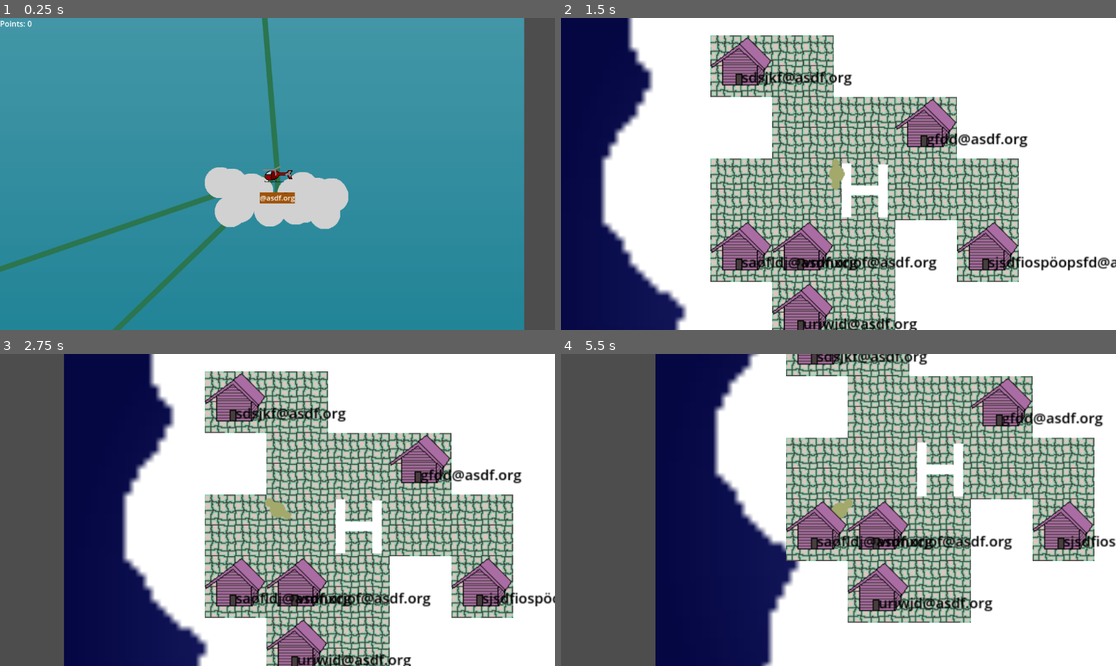
Above: before the commit, frames 1-4 (two rows, left to right).
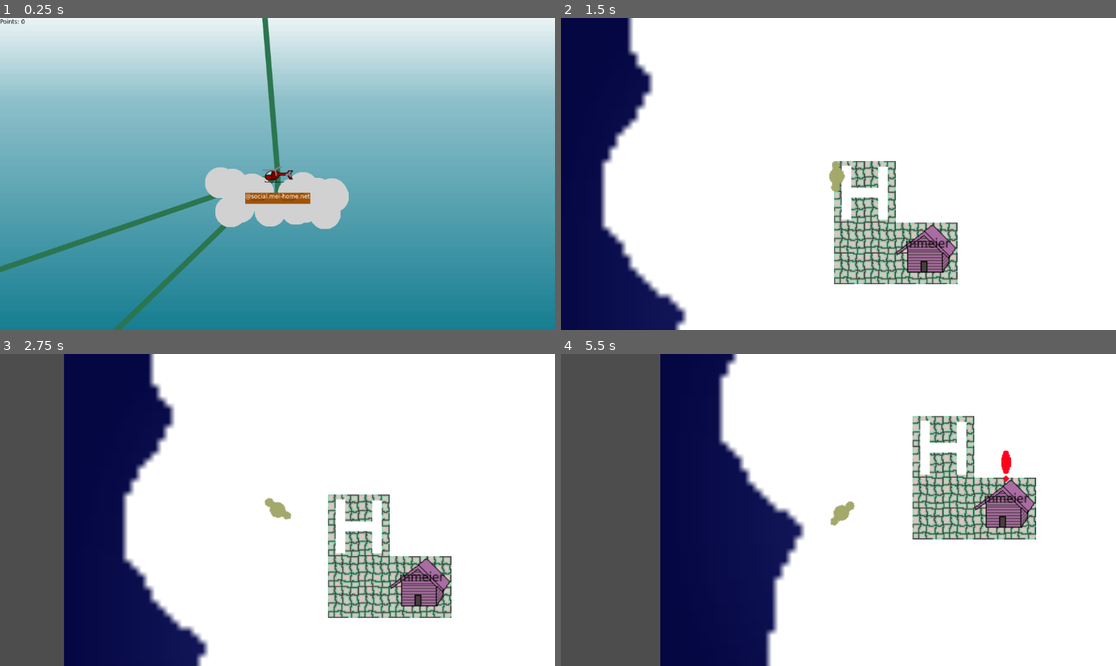
Above: after the commit, the same moments.

Repository: Doubi88/FediExpress
Game: Godot game, scene res://CloudWorld/cloud_world.tscn
Two runs of this game, one before a commit and one after it. Both use one fixed random seed, a clock stepped at 60 frames per second and the inputs below.
Inputs:
- Up to frame 1 (0.25 s): no input
- Up to frame 2 (1.5 s): tap Enter (enter_leave vehicle) at 0.5, 0.6, 1.35 s; hold D (walk right) 0.53-1.28 s; tap R (reset vehicle) at 1.25 s; hold S (throttle down) from 1.28 s (still down)
- Up to frame 3 (2.75 s): release S (throttle down) at 2.03 s; hold D (walk right) from 2.03 s (still down); tap E (toggle engine) at 2.1 s; tap Enter (enter_leave vehicle) at 2.3 s
- Up to frame 4 (5.5 s): release D (walk right) at 2.78 s; hold W (throttle up) 2.78-3.53 s; tap Enter (enter_leave vehicle) at 2.85, 3.6, 4.55, 5.1 s; hold A (walk left) 3.53-5.03 s; tap E (toggle engine) at 4.35 s; tap R (reset vehicle) at 5 s; hold S (throttle down) from 5.03 s (still down)

The runs differ from the first frame. In frame 1, 69% of the frame differs, in the area x 0-100%, y 0-100%; in frame 2, 37%; in frame 3, 33%; in frame 4, 38%.

Commit message:
Big improvements ;-)

Diff:
--- a/CloudWorld/cloud_world.gd
+++ b/CloudWorld/cloud_world.gd
@@ -2,7 +2,7 @@
 
 class_name CloudWorld
 
-@onready var test_text: Label = $CanvasGroup/TestText
+@onready var points_text: Label = $CanvasGroup/PointsText
 @onready var cam: Camera2D = $TargetCamera
 @onready var navigation = $Navigation
 
@@ -19,9 +19,9 @@
 var servers: Array[FediServer] = []
 
 func _ready():
-	var bg: TextureRect = $Background
-	bg.size = (Vector2(world_size + background_border)) * GridData.cell_size
-	bg.position = -(Vector2(background_border) * GridData.cell_size)
+	#var bg: TextureRect = $BackgroundLayer/Background
+	#bg.size = (Vector2(world_size + background_border)) * GridData.cell_size
+	#bg.position = -(Vector2(background_border) * GridData.cell_size)
 
 	GlobalServerData.server_data = world_builder.create_world_data()
 	servers = world_builder.generate_cloud_world(self, GlobalServerData.server_data)
@@ -43,4 +43,4 @@
 		var rot = vehicle.rotation - (PI / 2)
 		var rotation_vector = Vector2.from_angle(rot)
 		queue_redraw()
-	test_text.text = "Points: " + String.num(GlobalServerData.points)
+	points_text.text = "Points: " + String.num(GlobalServerData.points)
--- a/CloudWorld/cloud_world.tscn
+++ b/CloudWorld/cloud_world.tscn
@@ -1,20 +1,24 @@
-[gd_scene load_steps=6 format=3 uid="uid://brj830wsnhnq1"]
+[gd_scene load_steps=7 format=3 uid="uid://brj830wsnhnq1"]
 
 [ext_resource type="Script" path="res://CloudWorld/cloud_world.gd" id="1_ije8m"]
 [ext_resource type="Resource" uid="uid://d3ph0brmf81qt" path="res://CloudWorld/worl_builder.tres" id="2_qw18r"]
 [ext_resource type="Texture2D" uid="uid://bbd8u52hfelmf" path="res://CloudWorld/sky.png" id="3_eplds"]
 [ext_resource type="Script" path="res://CloudWorld/navigation.gd" id="4_ar3cw"]
 [ext_resource type="Script" path="res://TargetCamera.gd" id="4_o5g1a"]
+[ext_resource type="Theme" uid="uid://ochiaokyyqk4" path="res://theme.tres" id="5_bjd4r"]
 
 [node name="CloudWorld" type="Node2D"]
 script = ExtResource("1_ije8m")
 world_builder = ExtResource("2_qw18r")
 
-[node name="Background" type="TextureRect" parent="."]
-offset_left = -1819.0
-offset_top = -750.0
-offset_right = 1774.0
-offset_bottom = 869.0
+[node name="BackgroundLayer" type="CanvasLayer" parent="."]
+layer = -1
+
+[node name="Background" type="TextureRect" parent="BackgroundLayer"]
+offset_left = -20.0
+offset_top = -40.0
+offset_right = 1165.0
+offset_bottom = 676.0
 texture = ExtResource("3_eplds")
 
 [node name="TargetCamera" type="Camera2D" parent="."]
@@ -22,9 +26,11 @@
 
 [node name="CanvasGroup" type="CanvasLayer" parent="."]
 
-[node name="TestText" type="Label" parent="CanvasGroup"]
+[node name="PointsText" type="Label" parent="CanvasGroup"]
 offset_right = 40.0
 offset_bottom = 23.0
+theme = ExtResource("5_bjd4r")
+theme_override_colors/font_color = Color(0, 0, 0, 1)
 
 [node name="Navigation" type="Node2D" parent="."]
 script = ExtResource("4_ar3cw")
--- a/CloudWorld/fedi_account_data.gd
+++ b/CloudWorld/fedi_account_data.gd
@@ -4,3 +4,6 @@
 
 @export var account_name: String
 @export var fedi_server: FediServerData
+
+func get_full_name() -> String:
+	return account_name + '@' + fedi_server.server_name
--- a/CloudWorld/fedi_server.gd
+++ b/CloudWorld/fedi_server.gd
@@ -6,8 +6,16 @@
 
 @onready var collision_shape = $CollisionShape2D
 @onready var icon_parent = $IconParent
+@onready var attention_sign = $NameSign/Attention
 
-@export var server_data: FediServerData
+@export var server_data: FediServerData:
+	set(value):
+		server_data = value
+		if server_data != null and is_node_ready():
+			missions_changed()
+	get:
+		return server_data
+
 @export var position_in_grid: Vector2i:
 	set(value):
 		position_in_grid = value
@@ -30,6 +38,11 @@
 var pos_changed = true
 var size_changed = true
 
+func _ready() -> void:
+	GlobalServerData.missions_updated.connect(missions_changed)
+	if server_data != null:
+		missions_changed()
+
 func _process(delta: float):
 	name_label.text = '@' + server_data.server_name
 	name_sign.position = -(name_label.size / 2.0)
@@ -39,6 +52,12 @@
 	if size_changed:
 		redraw_icons()
 		size_changed = false
+
+func missions_changed() -> void:
+	if GlobalServerData.has_mission_from_server(server_data.server_name):
+		attention_sign.visible = true
+	else:
+		attention_sign.visible = false
 
 func redraw_icons():
 	var icons = icon_parent.get_children()
--- a/CloudWorld/fedi_server.tscn
+++ b/CloudWorld/fedi_server.tscn
@@ -1,9 +1,10 @@
-[gd_scene load_steps=6 format=3 uid="uid://dioyqkbgskwl5"]
+[gd_scene load_steps=7 format=3 uid="uid://dioyqkbgskwl5"]
 
 [ext_resource type="Script" path="res://CloudWorld/fedi_server.gd" id="1_insyf"]
 [ext_resource type="Script" path="res://CloudWorld/NameLabel.gd" id="2_kh2e0"]
 [ext_resource type="Texture2D" uid="uid://sl7dfr4a52fs" path="res://CloudWorld/wood.png" id="3_8d7px"]
 [ext_resource type="Theme" uid="uid://ochiaokyyqk4" path="res://theme.tres" id="4_7bo8b"]
+[ext_resource type="Texture2D" uid="uid://bgns5t44q6a8u" path="res://attention.png" id="5_5n8lh"]
 
 [sub_resource type="RectangleShape2D" id="RectangleShape2D_rvjq7"]
 size = Vector2(128, 128)
@@ -32,3 +33,8 @@
 offset_bottom = 23.0
 theme = ExtResource("4_7bo8b")
 text = "dfsfsdf"
+
+[node name="Attention" type="Sprite2D" parent="NameSign"]
+visible = false
+position = Vector2(31.75, 44)
+texture = ExtResource("5_5n8lh")
--- a/TargetCamera.gd
+++ b/TargetCamera.gd
@@ -3,7 +3,8 @@
 class_name TargetCamera
 
 @export var target: Node2D
+@export_range(0, 1) var lerp_weight: float = 0.4
 
 func _process(delta):
 	if target != null:
-		global_position = target.global_position
+		global_position = global_position.lerp(target.global_position, lerp_weight)
--- a/TopDownWorld/fedi_account_house.gd
+++ b/TopDownWorld/fedi_account_house.gd
@@ -3,12 +3,30 @@
 class_name FediAccountHouse
 
 @onready var mission_window_packed = preload("res://UI/MissionsWindow.tscn")
+@onready var attention_icon = $Attention
+@onready var name_label = $NameLabel
 
-@export var account_data: FediAccountData
-@onready var name_label = $NameLabel
+@export var account_data: FediAccountData:
+	set(value):
+		account_data = value
+		if value != null and is_node_ready():
+			missions_updated()
+	get:
+		return account_data
+
+func _ready() -> void:
+	GlobalServerData.missions_updated.connect(missions_updated)
+	if account_data != null:
+		missions_updated()
 
 func _process(delta: float) -> void:
 	if account_data != null:
-		name_label.text = account_data.account_name + '@' + account_data.fedi_server.server_name
+		name_label.text = account_data.account_name
 	else:
 		name_label.text = ""
+
+func missions_updated():
+	if GlobalServerData.has_mission_from_account(account_data):
+		attention_icon.visible = true
+	else:
+		attention_icon.visible = false
--- a/TopDownWorld/fedi_account_house.tscn
+++ b/TopDownWorld/fedi_account_house.tscn
@@ -1,8 +1,9 @@
-[gd_scene load_steps=5 format=3 uid="uid://d3y8xy1so42d5"]
+[gd_scene load_steps=6 format=3 uid="uid://d3y8xy1so42d5"]
 
 [ext_resource type="Script" path="res://TopDownWorld/fedi_account_house.gd" id="1_4j83y"]
 [ext_resource type="Texture2D" uid="uid://sac6suiik411" path="res://TopDownWorld/house.png" id="2_lqthj"]
 [ext_resource type="Theme" uid="uid://ochiaokyyqk4" path="res://theme.tres" id="3_ny2iq"]
+[ext_resource type="Texture2D" uid="uid://bgns5t44q6a8u" path="res://attention.png" id="4_cg12e"]
 
 [sub_resource type="RectangleShape2D" id="RectangleShape2D_crweh"]
 size = Vector2(64, 64)
@@ -22,10 +23,16 @@
 shape = SubResource("RectangleShape2D_crweh")
 
 [node name="NameLabel" type="Label" parent="."]
-offset_right = 40.0
-offset_bottom = 23.0
+offset_left = -22.0
+offset_top = -18.0
+offset_right = 18.0
 theme = ExtResource("3_ny2iq")
 theme_override_colors/font_color = Color(0, 0, 0, 1)
 
+[node name="Attention" type="Sprite2D" parent="."]
+visible = false
+position = Vector2(1, -44)
+texture = ExtResource("4_cg12e")
+
 [connection signal="body_entered" from="DeliveryArea" to="." method="_on_delivery_area_body_entered"]
 [connection signal="body_exited" from="DeliveryArea" to="." method="_on_delivery_area_body_exited"]
--- /dev/null
+++ b/data/fediverse-fans-full-2024-09-18.csv
@@ -0,0 +1,261 @@
+Account address,Show boosts,Notify on new posts,Languages
+@nintendo@app.wafrn.net,true,false,
+@dusepo@toot.dusepo.co.uk,true,false,
+@loudfpv@mastodon.social,true,false,
+@gauteweb@mikrobloggen.no,true,false,
+@axwax@chaos.social,true,false,
+@vampire_lord_red_fang@mastodon.social,true,false,
+@Theramansi@social.tulsa.ok.us,true,false,
+@oigreslima@fed.sfl.pro.br,true,false,
+@Courtneygoodman@zirk.us,true,false,
+@admin@beamship.mpaq.org,true,false,
+@gamesformusic@tabletop.vip,true,false,
+@tieflingdiotima@mastodon.social,true,false,
+@cpacaud@mastodon.art,true,false,
+@ttntm@fosstodon.org,true,false,
+@revivalrecords@mastodon.social,true,false,
+@jonnypencils@mastodon.social,true,false,
+@ovan@social.lol,true,false,
+@AngharadHafod@toot.wales,true,false,
+@0mega@sk.zehnvorne.social,true,false,
+@zicklepop@nyan.lol,true,false,
+@holly@loyal.sh,true,false,
+@austin@mstdn.party,true,false,
+@randulo@akkomane.social,true,false,
+@listenfaster@social.toplap.org,true,false,
+@djomnimaga@mastodonmusic.social,true,false,
+@mapache@hachyderm.io,true,false,
+@rich@m.reneo.io,true,false,
+@lupomancer@furries.club,true,false,
+@maspiers@mastodonapp.uk,true,false,
+@SirTapTap@mastodon.social,true,false,
+@jupiter_rowland@hub.netzgemeinde.eu,true,false,
+@cmdr_nova@mkultra.monster,true,false,
+@bloodywing@mastodon.art,true,false,
+@liaizon@social.wake.st,true,false,
+@OscarBalam@fedi.lat,true,false,
+@petri@owo.is,true,false,
+@gytisrepecka@social.gyt.is,true,false,
+@pch@s3th.me,true,false,
+@arnelson@fosstodon.org,true,false,
+@matt@oslo.town,true,false,
+@ghalfacree@mastodon.social,true,false,
+@amoroso@fosstodon.org,true,false,
+@sarahdalgulls@ecoevo.social,true,false,
+@markus@skvip.lol,true,false,
+@matt@writing.exchange,true,false,
+@ArtBear@catodon.social,true,false,
+@marcel@waldvogel.family,true,false,
+@artem@social.anufrij.de,true,false,
+@smirklord@mstdn.social,true,false,
+@stevenray@sfba.social,true,false,
+@darylsun@social.lol,true,false,
+@beardedtechguy@allthingstech.social,true,false,
+@NaClKnight@mstdn.games,true,false,
+@trecccst@mstdn.social,true,false,
+@Exilian@indiepocalypse.social,true,false,
+@JubalBarca@scholar.social,true,false,
+@niboe@red.niboe.info,true,false,
+@unmes@mstdn.social,true,false,
+@feinstruktur@mastodon.social,true,false,
+@fediverso@red.niboe.info,true,false,
+@gepasi@fediscience.org,true,false,
+@hq@s.basspistol.org,true,false,
+@Coop_internazionale_di_Polizia@poliversity.it,true,false,
+@accordionpolar@indieweb.social,true,false,
+@jake4480@c.im,true,false,
+@PlugersHelmond@mastodon.social,true,false,
+@pa79@social.egalwaat.lu,true,false,
+@twpol@tech.lgbt,true,false,
+@freeassange@poliverso.org,true,false,
+@scuola@poliverso.org,true,false,
+@feddit@poliverso.org,true,false,
+@cybersecurity@poliverso.org,true,false,
+@macfranc@poliversity.it,true,false,
+@notizie@poliverso.org,true,false,
+@poliversity@poliverso.org,true,false,
+@informapirata@mastodon.uno,true,false,
+@impactology@mastodon.social,true,false,
+@aradiacollective@socel.net,true,false,
+@okilies@blorbo.social,true,false,
+@naan@sakurajima.moe,true,false,
+@privacypost@poliverso.org,true,false,
+@piratepost@poliverso.org,true,false,
+@pirati@sociale.network,true,false,
+@privacypride@mastodon.social,true,false,
+@orbitalmartian@alpha.polymaths.social,true,false,
+@bonealisa@infosec.town,true,false,
+@jjude@mastodon.world,true,false,
+@bwinkers@izzup.com,true,false,
+@andreeafont@universeodon.com,true,false,
+@paco@infosec.exchange,true,false,
+@olliefrancis@mastodon.world,true,false,
+@Big_Diggity@theres.life,true,false,
+@matt@social.0x2142.com,true,false,
+@dmarti@federate.social,true,false,
+@alisynthesis@io.waxandleather.com,true,false,
+@carturo222@geekdom.social,true,false,
+@thorsten@puzich.social,true,false,
+@astrojuanlu@social.juanlu.space,true,false,
+@bengt@ljs.social,true,false,
+@joxe@mastodon.eus,true,false,
+@rhold@norden.social,true,false,
+@MastodonDE@mastodon.de,true,false,
+@AnneFrankInNorden@mastodon.de,true,false,
+@timmoe85@norden.social,true,false,
+@leemeade@mastodonapp.uk,true,false,
+@ErikUden@mastodon.de,true,false,
+@voided@hachyderm.io,true,false,
+@Steve@mstdn.co.uk,true,false,
+@scottjenson@social.coop,true,false,
+@spook@pleroma.m68k.church,true,false,
+@mala@fosstodon.org,true,false,
+@Kirkman@mastodon.social,true,false,
+@gurupanguji@mastodon.social,true,false,
+@kgb1001001@mstdn.social,true,false,
+@kevinctofel@hachyderm.io,true,false,
+@jcrabapple@dmv.community,true,false,
+@josh@sciences.social,true,false,
+@sue@glasgow.social,true,false,
+@wild1145@mastodonapp.uk,true,false,
+@arduinoLibs@fosstodon.org,true,false,
+@tobozo@mastodon.social,true,false,
+@qmacro@hachyderm.io,true,false,
+@luca@social.luca.run,true,false,
+@lahosken@hachyderm.io,true,false,
+@dirk@twentyzen.social,true,false,
+@jonn_blanchard@retrochat.online,true,false,
+@andypiper@macaw.social,true,false,
+@eljhkrr@gumzo.africa,true,false,
+@ner3y@social.lol,true,false,
+@makeinplace@mastodon.design,true,false,
+@ewen@mastodon.fedi.bzh,true,false,
+@atthenius@fediscience.org,true,false,
+@elsua@mastodon.social,true,false,
+@SeanHeavy@groovytoot.com,true,false,
+@jaycruz@fosstodon.org,true,false,
+@bobginpgh@mastodon.world,true,false,
+@driph@mastodon.social,true,false,
+@blag@typo.social,true,false,
+@flavigula@sonomu.club,true,false,
+@adamrice@c.im,true,false,
+@Leisureguy@mstdn.ca,true,false,
+@santisbon@fedia.social,true,false,
+@spotlightonpod@social.lol,true,false,
+@qburns@mas.to,true,false,
+@JamesGleick@zirk.us,true,false,
+@boostventilator@xoxo.zone,true,false,
+@maya@occult.institute,true,false,
+@willsh@assemblag.es,true,false,
+@humdrum@social.lol,true,false,
+@stfn@fosstodon.org,true,false,
+@po3mah@mastodon.social,true,false,
+@clive@saturation.social,true,false,
+@shaknais@mastodon.social,true,false,
+@ArtBear@mastodonapp.uk,true,false,
+@phillipdewet@mastodonapp.uk,true,false,
+@Lichtenbergian@mastodon.sdf.org,true,false,
+@torstentorsten@social.tchncs.de,true,false,
+@fastfinge@equestria.social,true,false,
+@cragsand@mastodon.social,true,false,
+@madargon@is-a.cat,true,false,
+@bookstardust@bildung.social,true,false,
+@HumanServitor@mastodon.social,true,false,
+@gruik@piaille.fr,true,false,
+@bilbo_le_hobbit@mamot.fr,true,false,
+@ewen@photog.social,true,false,
+@trystimuli@loðfíll.is,true,false,
+@benzucker@maly.io,true,false,
+@brunomiguel@masto.pt,true,false,
+@MediaActivist@todon.eu,true,false,
+@jameshjacksonjr@twit.social,true,false,
+@mikemathia@ioc.exchange,true,false,
+@MontgomeryGator@fouroclockfarms.club,true,false,
+@StampedingLonghorn@social.linux.pizza,true,false,
+@voidedmain@craftodon.social,true,false,
+@PSOklahoma@brands.town,true,false,
+@BalooUriza@social.tulsa.ok.us,true,false,
+@mcmullin@musicians.today,true,false,
+@mmeier@social.mei-home.net,true,false,
+@ojrask@piipitin.fi,true,false,
+@damon@firefish.social,true,false,
+@lkanies@hachyderm.io,true,false,
+@Lambo@scholar.social,true,false,
+@dhuyvetter@mastodon.social,true,false,
+@crt0mega@www.c-r-t.tk,true,false,
+@randulo@pixelfed.social,true,false,
+@oxpal@mastodon.coffee,true,false,
+@DoctorDNS@masto.ai,true,false,
+@projetslibres_podcast@piaille.fr,true,false,
+@davidoclubb@toot.wales,true,false,
+@qu33n@comfy.social,true,false,
+@dnddeutsch@mastodon.pnpde.social,true,false,
+@w7voa@journa.host,true,false,
+@AmyIsCoolz@sauropods.win,true,false,
+@abuseofnotation@mathstodon.xyz,true,false,
+@Addictions2024@theaddict.ink,true,false,
+@chris@mstdn.chrisalemany.ca,true,false,
+@ewan@cybre.club,true,false,
+@riversidebryan@hugs.lgbt,true,false,
+@simoncampbell@mastodon.art,true,false,
+@pdp8@social.pdp8.info,true,false,
+@dickrubin716@mastodonbooks.net,true,false,
+@luka@sonomu.club,true,false,
+@uastronomer@mastodon.monoceros.co.za,true,false,
+@rotfarm@eldritch.cafe,true,false,
+@max@torontodiy.xyz,true,false,
+@juliancday@writing.exchange,true,false,
+@libramoon@mastodon.social,true,false,
+@Yuki@im-in.space,true,false,
+@escapetofreedom@mastodon.social,true,false,
+@lminiero@fosstodon.org,true,false,
+@housepanther@masto.goblackcat.net,true,false,
+@venthewolf@meow.social,true,false,
+@randulo@universeodon.com,true,false,
+@dilman@www.dilmandila.com,true,false,
+@dilmandila@mograph.social,true,false,
+@doctorambient@mastodon.social,true,false,
+@James@social.strangetextures.com,true,false,
+@hamedph@mastodon.social,true,false,
+@NicolasCelnik@mastodon.social,true,false,
+@alex@social.alexhyett.com,true,false,
+@golang_discussions@mastodon.social,true,false,
+@Marie@transfem.social,true,false,
+@youronlyone@c.im,true,false,
+@stefan@stefanbohacek.online,true,false,
+@muz4now@mastodon.world,true,false,
+@Jazzaria@mastodon.art,true,false,
+@taalumot@stoat.zone,true,false,
+@SrRochardBunson@universeodon.com,true,false,
+@mykie@haunt.graveyard.boo,true,false,
+@browneyes@mastodon.social,true,false,
+@venya@musicians.today,true,false,
+@Sadderp@mindly.social,true,false,
+@vertis@hachyderm.io,true,false,
+@Canada_Mel@mas.to,true,false,
+@Geekscorner@mastodon.social,true,false,
+@eloquence@social.coop,true,false,
+@SmartmanApps@dotnet.social,true,false,
+@anisp@sakurajima.moe,true,false,
+@volephd@fediscience.org,true,false,
+@Life_is@no-pony.farm,true,false,
+@gregandcin@mindly.social,true,false,
+@robb@social.lol,true,false,
+@drmorrisj@mastodon.social,true,false,
+@lukem@hachyderm.io,true,false,
+@catgirl@fedi.catgirlin.space,true,false,
+@teahands@mastodon.gamedev.place,true,false,
+@thegiddystitcher@sunny.garden,true,false,
+@IndieDiva@mstdn.ca,true,false,
+@marksquires@epicure.social,true,false,
+@prysmcat@universeodon.com,true,false,
+@pinhman@mstdn.ca,true,false,
+@north@fosstodon.org,true,false,
+@adam@fedi.rusadam.hu,true,false,
+@0mega@social.c-r-t.tk,true,false,
+@tyil@fedi.tyil.nl,true,false,
+@glauber@writing.exchange,true,false,
+@tyote@mastodon.social,true,false,
+@julian@fietkau.social,true,false,
+@MOULE@moule.world,true,false,
+@randulo@mastodon.social,true,false,
--- a/global_server_data.gd
+++ b/global_server_data.gd
@@ -43,3 +43,21 @@
 		result = true
 		missions_updated.emit()
 	return result
+
+func has_mission_from_account(account: FediAccountData) -> bool:
+	var result := false
+	var index := 0
+	while index < available_missions.size() and (!result):
+		if available_missions[index].from.account_name == account.account_name and available_missions[index].from.fedi_server.server_name == account.fedi_server.server_name:
+			result = true
+		index += 1
+	return result
+
+func has_mission_from_server(server_name: String) -> bool:
+	var result := false
+	var index := 0
+	while index < available_missions.size() and (!result):
+		if available_missions[index].from.fedi_server.server_name == server_name:
+			result = true
+		index += 1
+	return result
--- a/theme.tres
+++ b/theme.tres
@@ -1,7 +1,8 @@
 [gd_resource type="Theme" load_steps=2 format=3 uid="uid://ochiaokyyqk4"]
 
-[sub_resource type="SystemFont" id="SystemFont_yyw4u"]
+[sub_resource type="SystemFont" id="SystemFont_kypwn"]
+font_names = PackedStringArray("DejaVu Sans", "Sans-Serif")
 
 [resource]
-default_font = SubResource("SystemFont_yyw4u")
-default_font_size = 15
+default_font = SubResource("SystemFont_kypwn")
+default_font_size = 12
--- a/world_builder.gd
+++ b/world_builder.gd
@@ -38,6 +38,8 @@
 	var names = account_names.duplicate()
 	names.shuffle()
 	var max_accounts = randi_range(1, min(max_accounts_per_server, names.size()))
+	if names.size() > 1:
+		print(server.server_name, ': ', names.size(), ' ', max_accounts, ' ')
 	for i in range(0, max_accounts):
 		var account_name = names[i]
 		var account = FediAccountData.new()
Binary file added: attention.png
Not shown, added: attention.png.import
Not shown, changed: data/account_names.txt
Not shown, added: data/account_names_test.txt
Binary file added: data/fediverse-fans-full-2024-09-18.Languages.translation
Binary file added: data/fediverse-fans-full-2024-09-18.Notify on new posts.translation
Binary file added: data/fediverse-fans-full-2024-09-18.Show boosts.translation
Not shown, added: data/fediverse-fans-full-2024-09-18.csv.import
Not shown, added: export_presets.cfg
Not shown, changed: .gitignore
